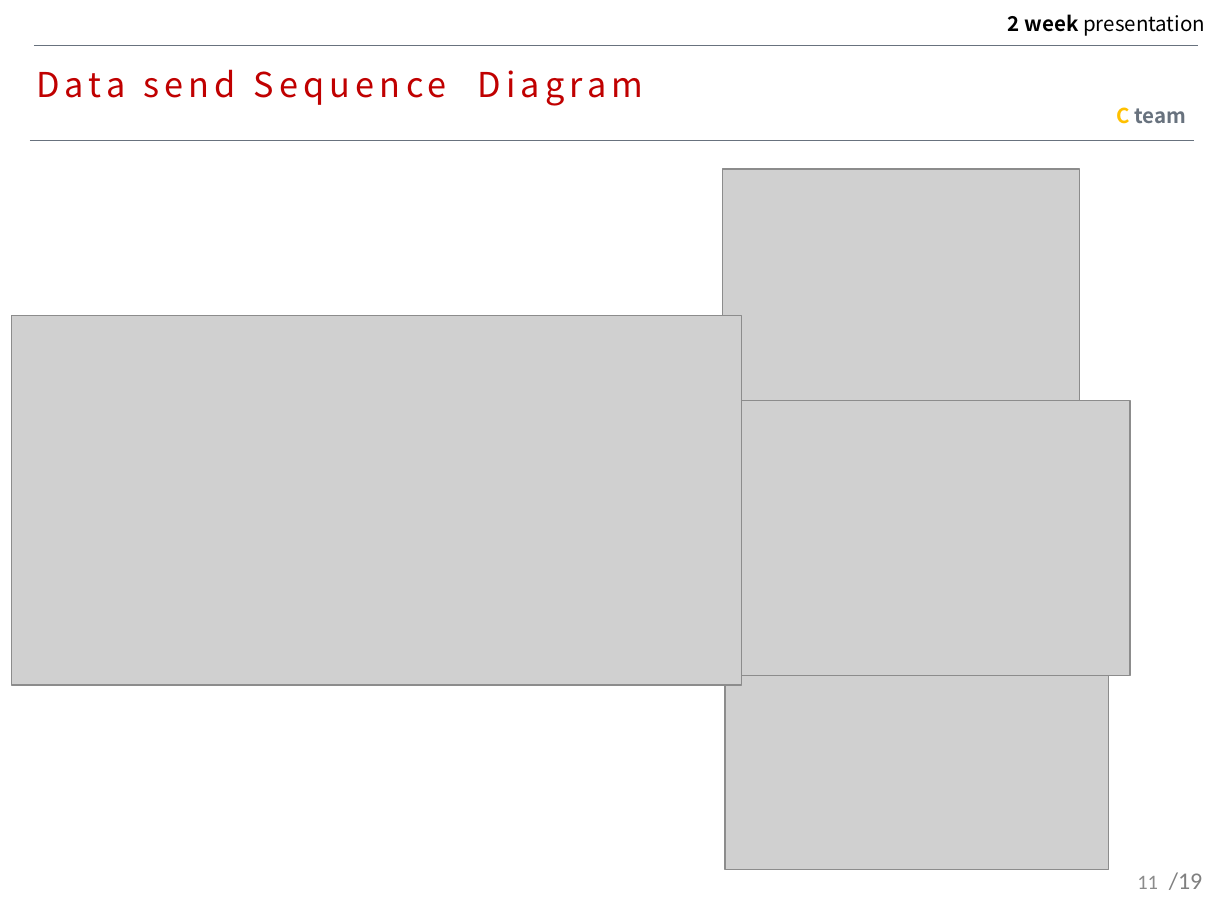
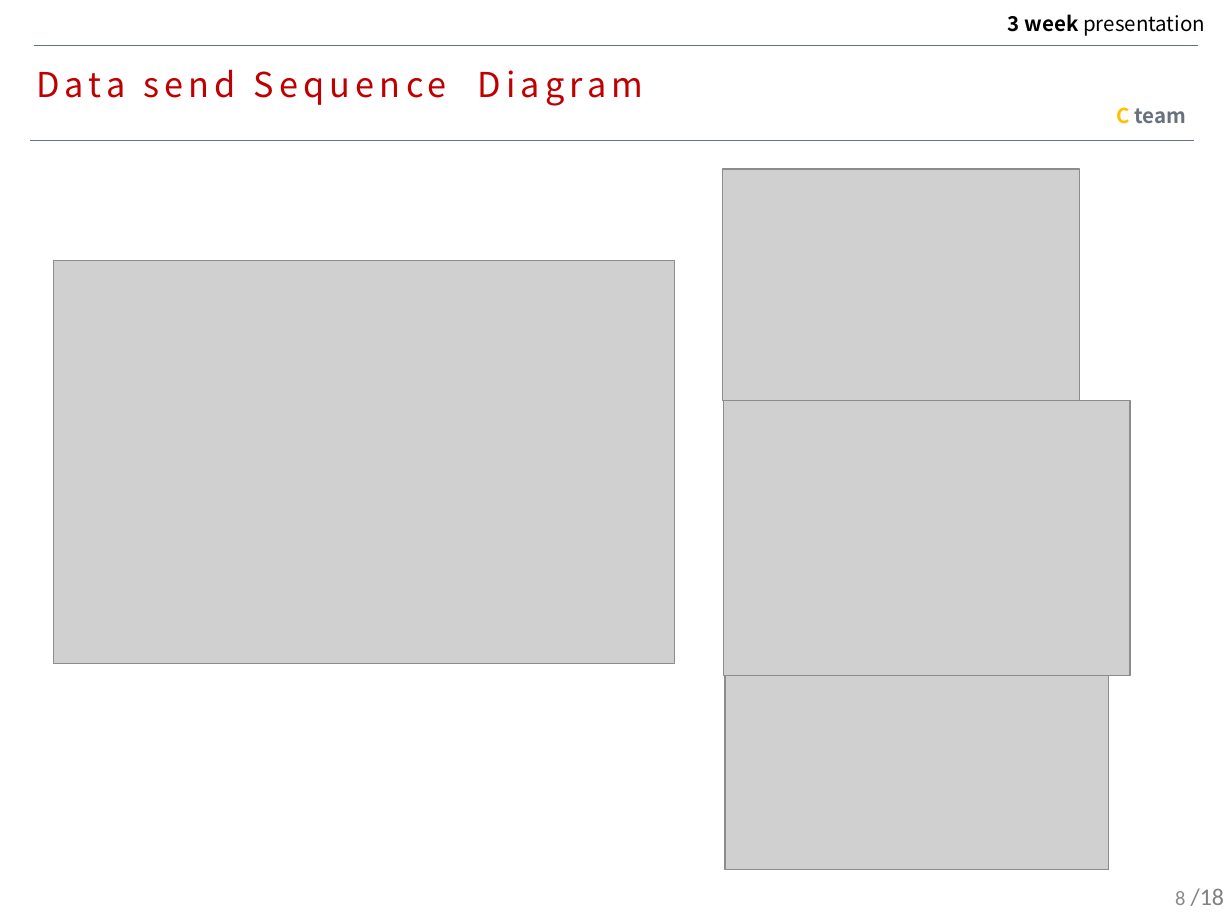
Before and after one commit to MAENGSOOHOON/summer2017IoT, a slide deck: slide 8 of 3week/ppt/3week.pptx (slide 11 before the commit). Drawn at 1232x924 pixels with LibreOffice and Linux fonts; fonts in the diff are those of the drawing; grey boxes stand for pictures. Boxes give left, top, right and bottom in pixels: in the first picture for what was removed or moved away, otherwise in the second. Text is boxed around its words. In the diff, an @@ line names an element or a change of style, - is before the commit and + after.

```diff
--- a/3week/ppt/3week.pptx
+++ b/3week/ppt/3week.pptx
@@ text at bbox=[1008, 14, 1205, 36]: text changed @@
-2 week presentation
+3 week presentation
@@ picture: place and size @@
-picture at bbox=[11, 315, 740, 685]
+picture at bbox=[53, 260, 674, 663]
@@ page number removed at bbox=[1137, 876, 1158, 889] @@
-11
@@ text removed at bbox=[1169, 872, 1203, 890] @@
-/19
@@ page number added at bbox=[1175, 891, 1185, 905], 12 pt, text #8C8C8C @@
+8
@@ text added at bbox=[1191, 888, 1225, 906], 14 pt, text #808080 @@
+/18
```
Also in this commit, not shown: 13 other slides changed, 4 slides added, 5 slides removed, 2 other files.
